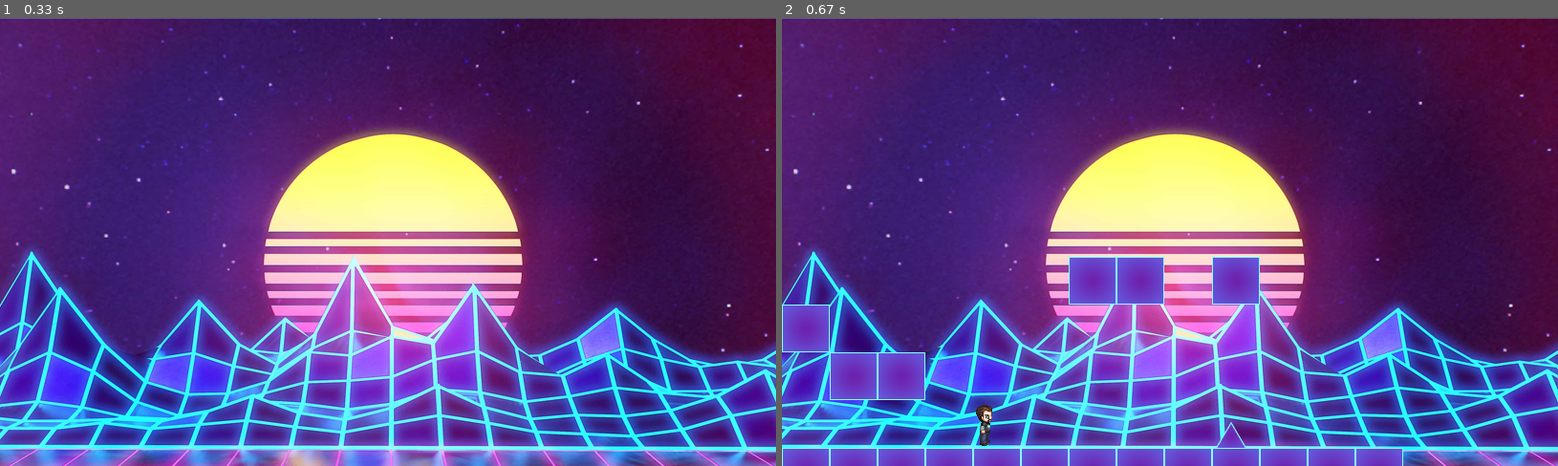
Above: before the commit, frames 1-2 (left to right).
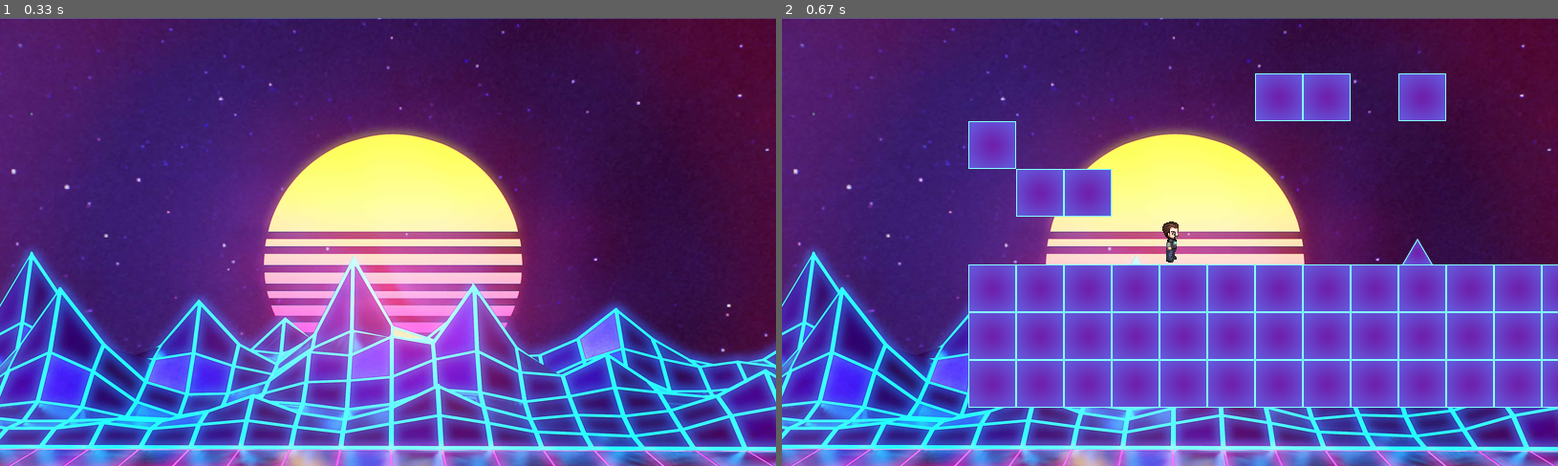
Above: after the commit, the same moments.

Repository: ftelnov/PyGameProject
Game: pygame game, started from main.py
The game is run twice, just before and just after one commit, with the same random seed, the same clock (stepped at 60 frames per second) and the same inputs.
Inputs (mouse positions are in pixels of both pictures, inside the frame that each line leads up to):
- Up to frame 1 (0.33 s): no input
- Up to frame 2 (0.67 s): click (1170, 242) at 0.38 s

Frame 1 is identical in both runs. In frame 2, 31% of the frame differs, in the area x 0-100%, y 12-100%.

Commit message:
Реализовал камеру, пофиксил появившийся ранеее баг. Также, добавил смерть от большой высоты, в планах работа над прыжком(он слишком хардкорен для казуалов)

Diff:
--- a/Classes.py
+++ b/Classes.py
@@ -24,18 +24,31 @@
         self.image = tile_images[tile_type]  # Изображение препятствия
         self.type = tile_type  # Тип препятствия
         self.rect = self.image.get_rect().move(tile_width * pos_x, ADDHEIGHT + tile_height * pos_y)
+        self.safeForm = self.rect.x, self.rect.y
         # форма, ограничивающая блок препятствия
+
+    def reincarnation(self):
+        self.rect.x = self.safeForm[0]
+        self.rect.y = self.safeForm[1]
 
 
 class DangerousTile(Tile):
     def __init__(self, tiles_group, all_sprites, tile_type, pos_x, pos_y):
         super().__init__(tiles_group, all_sprites, tile_type, pos_x, pos_y)
         self.rect.y += 20
+        self.safeForm = self.rect.x, self.rect.y
+
+
+class Button(pygame.sprite.Sprite):
+    def __init__(self, group, x, y, image):
+        super().__init__(group)
+        self.image = image
+        self.rect = self.image.get_rect().move(x, y)
 
 
 # Класс игрока
 class Player(pygame.sprite.Sprite):
-    def __init__(self, player_group, all_sprites, pos_x, pos_y):
+    def __init__(self, player_group, all_sprites, pos_x, pos_y, maximum_height=-1):
         super().__init__(player_group, all_sprites)
         self.image = player_images['stay-right']  # изображение игрока
         self.rect = self.image.get_rect().move(
@@ -62,6 +75,9 @@
             'right': False,
         }  # индикатор движения
 
+        self.maximumHeight = maximum_height  # максимальная высота, до которой может опуститься персонаж
+        self.safeMaximumHeight = maximum_height  # сейв максимальной высоты, для реинкарнации
+
     def reincarnation(self):
         self.stateOfJump = 0
         self.stateOfWalkLeft = False
@@ -72,8 +88,11 @@
         self.onEarth = True
         self.movement['left'] = False
         self.movement['right'] = False
+
         self.rect.x = self.start_position[0]
         self.rect.y = self.start_position[1]
+
+        self.maximumHeight = self.safeMaximumHeight
 
     def get_rect(self):
         return self.rect.y, self.rect.x
@@ -89,14 +108,20 @@
         if pygame.sprite.spritecollide(self, self.dangerous_group, False):
             self.alive = False
 
-        #  Проверяем, на земле ли персонаж
+        # Проверяем, а жив ли персонаж
+        if self.maximumHeight < self.rect.y:
+            self.alive = False
+
+        # Проверяем, на земле ли персонаж
         if self.onEarth:
             self.stateOfJump = 0
         else:
             if 0 < self.stateOfJump <= 8:
                 self.rect.y -= self.jumpSpeed
+                self.maximumHeight += self.jumpSpeed
                 if pygame.sprite.spritecollide(self, self.warning_group, False):
                     self.rect.y += self.jumpSpeed
+                    self.maximumHeight -= self.jumpSpeed
                 self.stateOfJump += 1
 
         # проходимся по событиям
@@ -108,9 +133,11 @@
             if direction == 'up':
                 if event.type != pygame.KEYUP and self.onEarth:
                     self.rect.y -= self.jumpSpeed
+                    self.maximumHeight += self.jumpSpeed
                     self.stateOfJump = 1
                     if pygame.sprite.spritecollide(self, self.warning_group, False):
                         self.rect.y += self.jumpSpeed
+                        self.maximumHeight -= self.jumpSpeed
             else:
                 self.movement[direction] = not self.movement[direction]
         #  логика движения влево
@@ -143,8 +170,12 @@
             else:
                 self.image = player_images['stay-left']
         self.rect.y += self.fallSpeed
+        self.maximumHeight -= self.fallSpeed
         if pygame.sprite.spritecollide(self, self.warning_group, False):
             self.rect.y -= self.fallSpeed
+            self.maximumHeight += self.fallSpeed
+        if self.maximumHeight < 0:
+            self.alive = 0
         events.clear()
 
     #  узнаем конечную ширину и высоту поля
@@ -158,3 +189,7 @@
     def set_dangerous_group(self, tiles_group):
         self.dangerous_group = pygame.sprite.Group(
             *filter(lambda till: till.type == 'dangerous-triangular-block', tiles_group))
+
+    def set_maximum_height(self, height):
+        self.maximumHeight = height
+        self.safeMaximumHeight = height
--- a/Constants.py
+++ b/Constants.py
@@ -8,9 +8,6 @@
 
 FON = load_image('fons/fon.png')
 DIE = load_image('fons/die.png')
-
-BUTTON_NEW_GAME = load_image('buttons/new_game_button.png')
-DIE.blit(BUTTON_NEW_GAME, (200, 250))
 
 tile_width = tile_height = 50
 
@@ -28,6 +25,10 @@
     'go-right-1': load_image('player/player-go-right-1.png'),
     'go-right-2': load_image('player/player-go-right-2.png'),
 }
+
+button_images = {
+    'new-game': load_image('buttons/new_game_button.png')
+}
 SIZE = WIDTH, HEIGHT = 812, 469
 
 KEYS = {
--- a/MainFunctions.py
+++ b/MainFunctions.py
@@ -1,5 +1,6 @@
 from Classes import Tile, Player, DangerousTile
 import pygame
+from Constants import *
 
 
 def load_level(filename):
@@ -12,6 +13,7 @@
 
 def generate_level(level, player_group, tiles_group, all_sprites):
     new_player, x, y = None, None, None
+    maximum_height = 0
     for y in range(len(level)):
         for x in range(len(level[y])):
             if level[y][x] == '.':
@@ -23,7 +25,10 @@
                 new_player = Player(player_group, all_sprites, x, y)
             elif level[y][x] == '!':
                 DangerousTile(tiles_group, all_sprites, 'dangerous-triangular-block', x, y)
+            if ADDHEIGHT + tile_height * y > maximum_height:
+                maximum_height = ADDHEIGHT + tile_height * y
     # вернем игрока, а также размер поля в клетках
     new_player.set_warning_group(tiles_group)
+    new_player.set_maximum_height(maximum_height)
     new_player.set_dangerous_group(tiles_group)
-    return new_player, x, y
+    return new_player, x, y, maximum_height
--- a/data/levels/level.txt
+++ b/data/levels/level.txt
@@ -1,8 +1,8 @@
 ..........
 ......##.#..
-#.........
-.##.......
-....@....!
+#.........                  #
+.##.......                #
+....@....!              #
+########################### ####### ### ## ### # # #  !
 #############
-#############
-#############
+#############               ###  ####
--- a/main.py
+++ b/main.py
@@ -2,6 +2,7 @@
 import sys
 from Constants import *
 from MainFunctions import *
+from Classes import *
 
 pygame.init()
 
@@ -40,8 +41,11 @@
 
 
 def main_game():
+    camera = Camera()
     events = []
     mainPlayer.reincarnation()
+    for sprite in tiles_group:
+        sprite.reincarnation()
     main_running = True
     while main_running:
         for event in pygame.event.get():
@@ -50,6 +54,9 @@
             if event.type == pygame.KEYDOWN or event.type == pygame.KEYUP:
                 events.append(event)
         screen.blit(FON, (0, 0))
+        camera.update(mainPlayer)
+        for sprite in all_sprites:
+            camera.apply(sprite)
         player_group.update(events)
         all_sprites.draw(screen)
         tiles_group.draw(screen)
@@ -63,15 +70,18 @@
 
 def die_screen():
     fon = pygame.transform.scale(DIE, (WIDTH, HEIGHT))
+    buttons_group = pygame.sprite.Group()
+    newgamebutton = Button(buttons_group, 200, 250, button_images['new-game'])
     screen.blit(fon, (0, 0))
     die_running = True
     while die_running:
         for event in pygame.event.get():
             if event.type == pygame.QUIT:
                 terminate()
-            elif event.type == pygame.KEYDOWN or \
-                    event.type == pygame.MOUSEBUTTONDOWN:
-                die_running = False
+            elif event.type == pygame.MOUSEBUTTONDOWN:
+                        if newgamebutton.rect.collidepoint(event.pos):
+                            die_running = False
+        buttons_group.draw(screen)
         pygame.display.flip()
         clock.tick(FPS)
     main_game()
